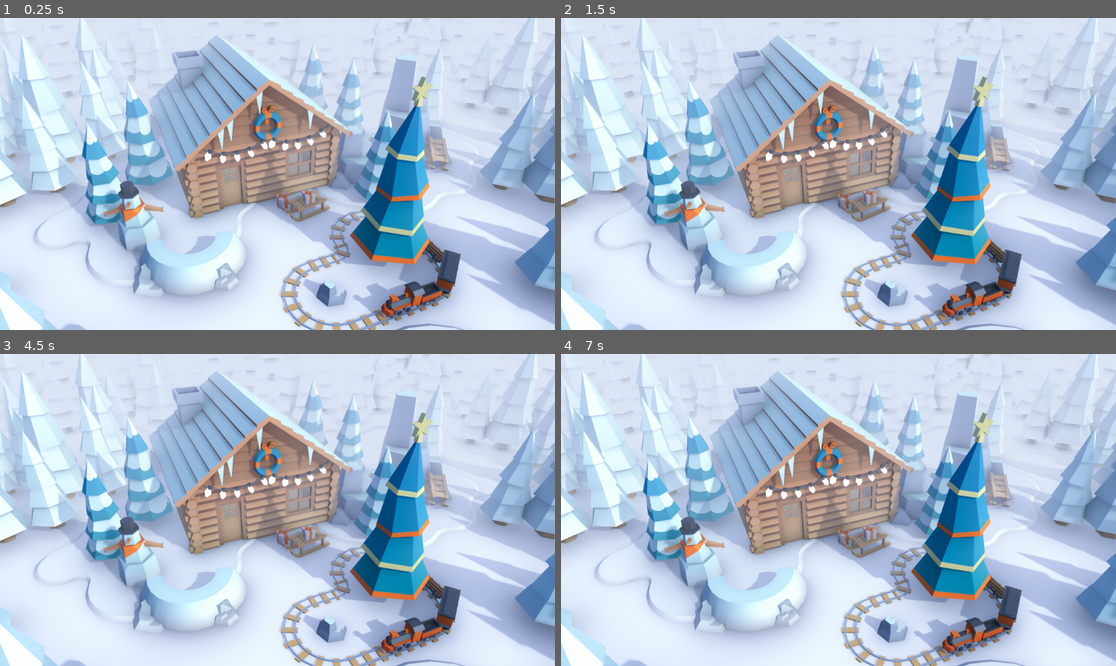
Above: before the commit, frames 1-4 (two rows, left to right).
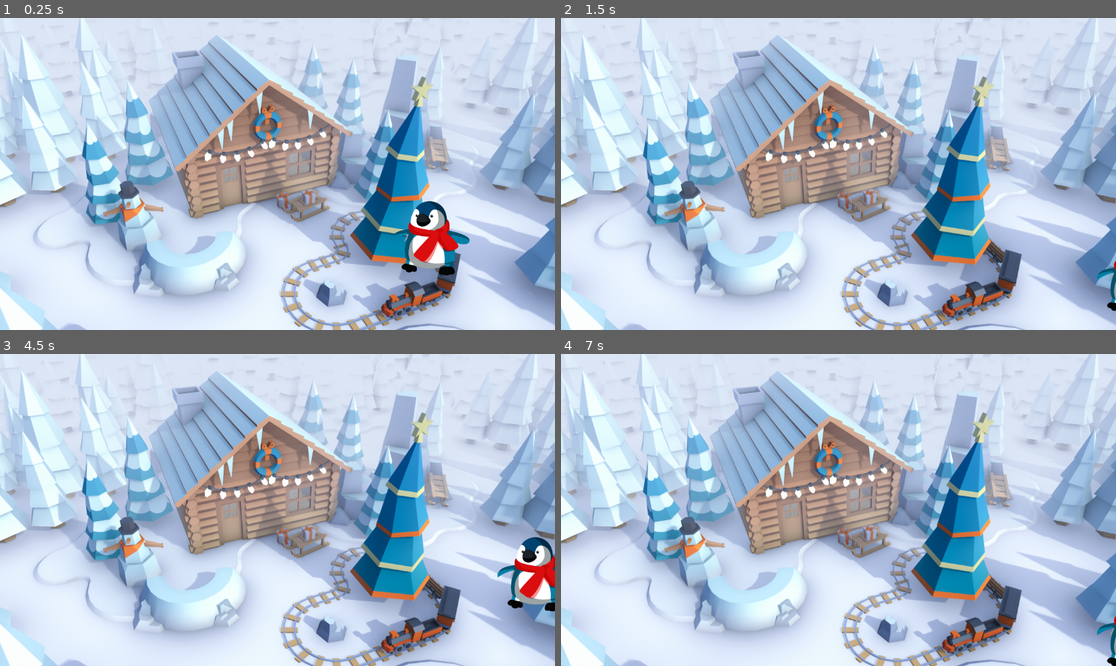
Above: after the commit, the same moments.

Repository: datang19/Dara-Tang-Semester01-Performance-Task
Game: Godot game, scene res://world.tscn
The game is run twice, just before and just after one commit, with the same random seed, the same clock (stepped at 60 frames per second) and the same inputs.
Inputs:
- Up to frame 1 (0.25 s): no input
- Up to frame 2 (1.5 s): tap Enter at 0.5 s; hold Right (move_right, bound only after the commit) 0.53-1.28 s; hold Down (move_down, bound only after the commit) from 1.28 s (still down)
- Up to frame 3 (4.5 s): release Down (move_down, bound only after the commit) at 2.03 s; hold Right (move_right, bound only after the commit) 2.03-2.78 s; tap Space at 2.75, 4.25 s; hold Up (move_up, bound only after the commit) 2.78-3.53 s; tap Enter at 3.5 s; hold Left (move_left, bound only after the commit) from 3.53 s (still down)
- Up to frame 4 (7 s): release Left (move_left, bound only after the commit) at 5.03 s; hold Down (move_down, bound only after the commit) 5.03-5.78 s; hold Right (move_right, bound only after the commit) 5.78-6.53 s; tap Enter at 6.5 s; hold Up (move_up, bound only after the commit) from 6.53 s (still down)

The runs differ from the first frame. In frame 1, 1.8% of the frame differs, in the area x 70-85%, y 58-83%; in frame 2, 0.2%; in frame 3, 1.6%; in frame 4, 0.2%.

Commit message:
Player Scene complete

Diff:
--- /dev/null
+++ b/player.gd
@@ -0,0 +1,19 @@
+extends Area2D
+
+@export var speed = 400
+
+
+
+func _process(delta):
+	var velocity = Vector2.ZERO
+	if Input.is_action_pressed("move_up"):
+		velocity.y -= 1
+	if Input.is_action_pressed("move_down"):
+		velocity.y += 1
+	if Input.is_action_pressed("move_left"):
+		velocity.x -= 1
+	if Input.is_action_pressed("move_right"):
+		velocity.x += 1
+	if velocity.length() > 0:
+		velocity = velocity.normalized() * speed
+	position += velocity * delta
--- /dev/null
+++ b/player.tscn
@@ -0,0 +1,20 @@
+[gd_scene load_steps=4 format=3 uid="uid://qwgocroc36dl"]
+
+[ext_resource type="Script" path="res://player.gd" id="1_6a2md"]
+[ext_resource type="Texture2D" uid="uid://vs551jdj25r0" path="res://assets/player.png" id="1_uv8bk"]
+
+[sub_resource type="CapsuleShape2D" id="CapsuleShape2D_s2463"]
+radius = 82.0
+height = 168.0
+
+[node name="Player" type="Area2D"]
+script = ExtResource("1_6a2md")
+
+[node name="Sprite2D" type="Sprite2D" parent="."]
+position = Vector2(799.75, 419.5)
+scale = Vector2(0.578329, 0.575)
+texture = ExtResource("1_uv8bk")
+
+[node name="CollisionShape2D" type="CollisionShape2D" parent="."]
+position = Vector2(798, 425)
+shape = SubResource("CapsuleShape2D_s2463")
--- a/project.godot
+++ b/project.godot
@@ -14,3 +14,26 @@
 run/main_scene="res://world.tscn"
 config/features=PackedStringArray("4.1", "Forward Plus")
 config/icon="res://icon.svg"
+
+[input]
+
+move_up={
+"deadzone": 0.5,
+"events": [Object(InputEventKey,"resource_local_to_scene":false,"resource_name":"","device":0,"window_id":0,"alt_pressed":false,"shift_pressed":false,"ctrl_pressed":false,"meta_pressed":false,"pressed":false,"keycode":0,"physical_keycode":4194320,"key_label":0,"unicode":0,"echo":false,"script":null)
+]
+}
+move_down={
+"deadzone": 0.5,
+"events": [Object(InputEventKey,"resource_local_to_scene":false,"resource_name":"","device":0,"window_id":0,"alt_pressed":false,"shift_pressed":false,"ctrl_pressed":false,"meta_pressed":false,"pressed":false,"keycode":0,"physical_keycode":4194322,"key_label":0,"unicode":0,"echo":false,"script":null)
+]
+}
+move_left={
+"deadzone": 0.5,
+"events": [Object(InputEventKey,"resource_local_to_scene":false,"resource_name":"","device":0,"window_id":0,"alt_pressed":false,"shift_pressed":false,"ctrl_pressed":false,"meta_pressed":false,"pressed":false,"keycode":0,"physical_keycode":4194319,"key_label":0,"unicode":0,"echo":false,"script":null)
+]
+}
+move_right={
+"deadzone": 0.5,
+"events": [Object(InputEventKey,"resource_local_to_scene":false,"resource_name":"","device":0,"window_id":0,"alt_pressed":false,"shift_pressed":false,"ctrl_pressed":false,"meta_pressed":false,"pressed":false,"keycode":0,"physical_keycode":4194321,"key_label":0,"unicode":0,"echo":false,"script":null)
+]
+}
--- a/world.tscn
+++ b/world.tscn
@@ -1,6 +1,7 @@
-[gd_scene load_steps=2 format=3 uid="uid://duemjd0qhekrw"]
+[gd_scene load_steps=3 format=3 uid="uid://duemjd0qhekrw"]
 
 [ext_resource type="Texture2D" uid="uid://bwmny50vdxvr1" path="res://assets/wallpaperCabin.jpg" id="1_85gfb"]
+[ext_resource type="PackedScene" uid="uid://qwgocroc36dl" path="res://player.tscn" id="2_m6lqc"]
 
 [node name="World" type="Node2D"]
 
@@ -8,3 +9,6 @@
 scale = Vector2(0.61, 0.61)
 texture = ExtResource("1_85gfb")
 centered = false
+
+[node name="Player" parent="." instance=ExtResource("2_m6lqc")]
+position = Vector2(94, 38)
